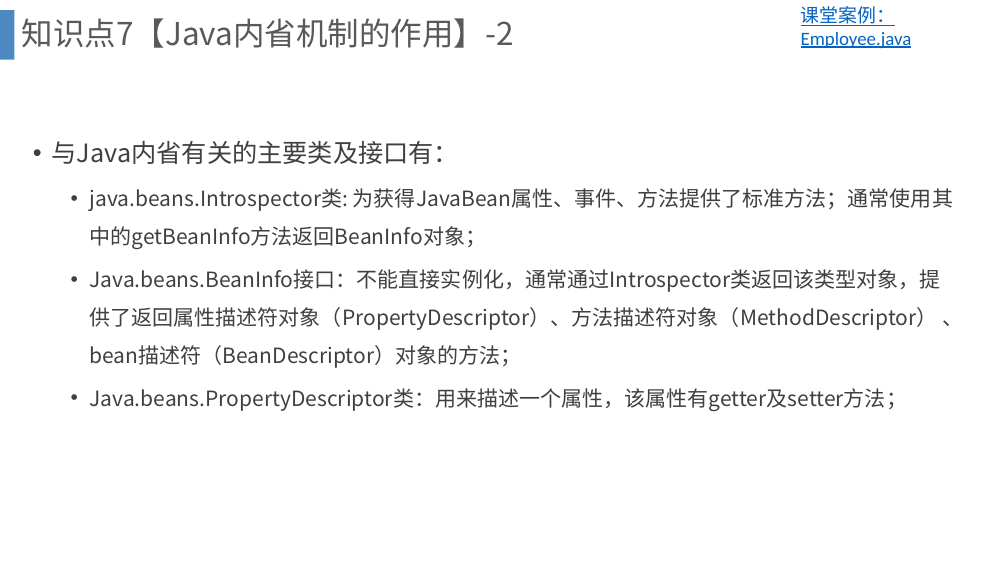
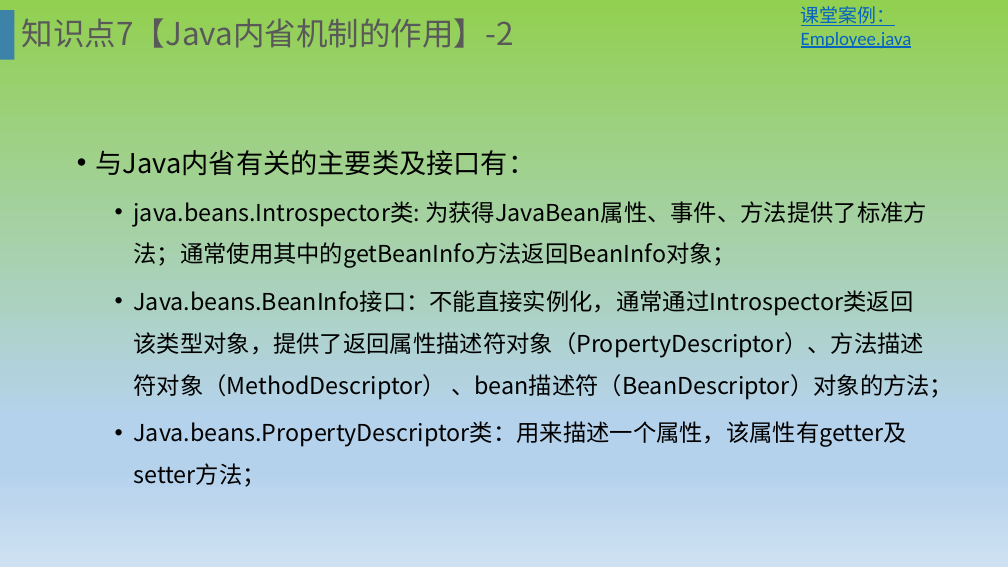
Before and after one commit to Zoran-Han/java, a slide deck: slide 18 of 课件/20190805-JAVA 反射 类加载器/第14章-反射与内省.pptx. Drawn at 1008x567 pixels with LibreOffice and Linux fonts; fonts in the diff are those of the drawing; background and template pictures are left out. Boxes give left, top, right and bottom in pixels: in the first picture for what was removed or moved away, otherwise in the second. Text is boxed around its words. In the diff, an @@ line names an element or a change of style, - is before the commit and + after.

```diff
--- a/课件/20190805-JAVA 反射 类加载器/第14章-反射与内省.pptx
+++ b/课件/20190805-JAVA 反射 类加载器/第14章-反射与内省.pptx
@@ background #FFFFFF to gradient #92D050 to #B5D2EC to #CEE1F2 @@
@@ text "与Java内省有关的主要类及接口有：": place and size @@
-text "与Java内省有关的主要类及接口有：" at bbox=[52, 141, 964, 411]
+text "与Java内省有关的主要类及接口有：" at bbox=[96, 150, 953, 447]
@@ text "与Java内省有关的主要类及接口有：" at bbox=[96, 150, 953, 447]: size 24 to 25.9 pt in "与Java内省有关的主要类及接口有："; text colour #404040 to #000000, size 20 to 22.2 pt @@
```
Also in this commit, not shown: 38 other slides changed, 1 slide added, 1 slide removed, 19 other files.
